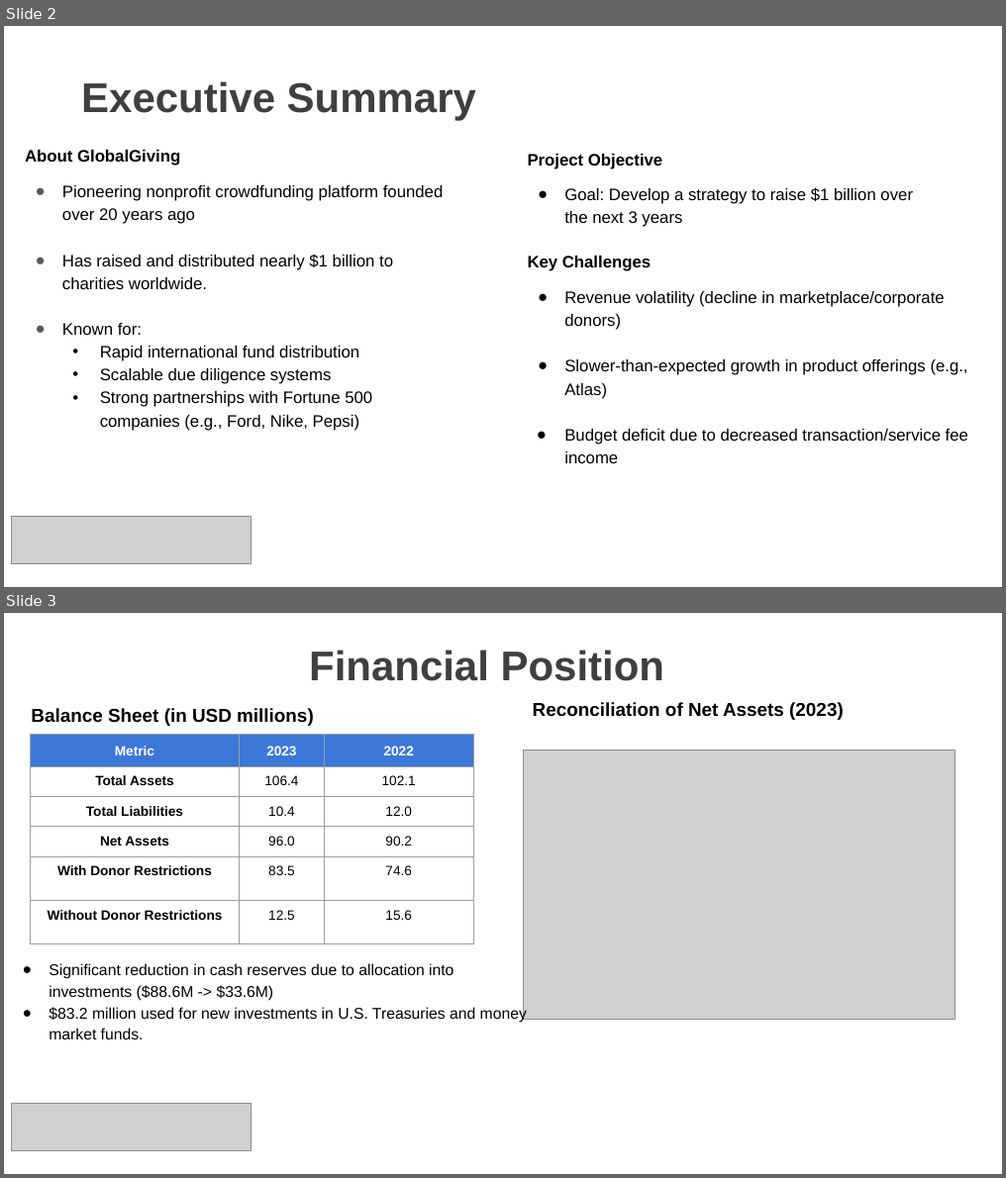
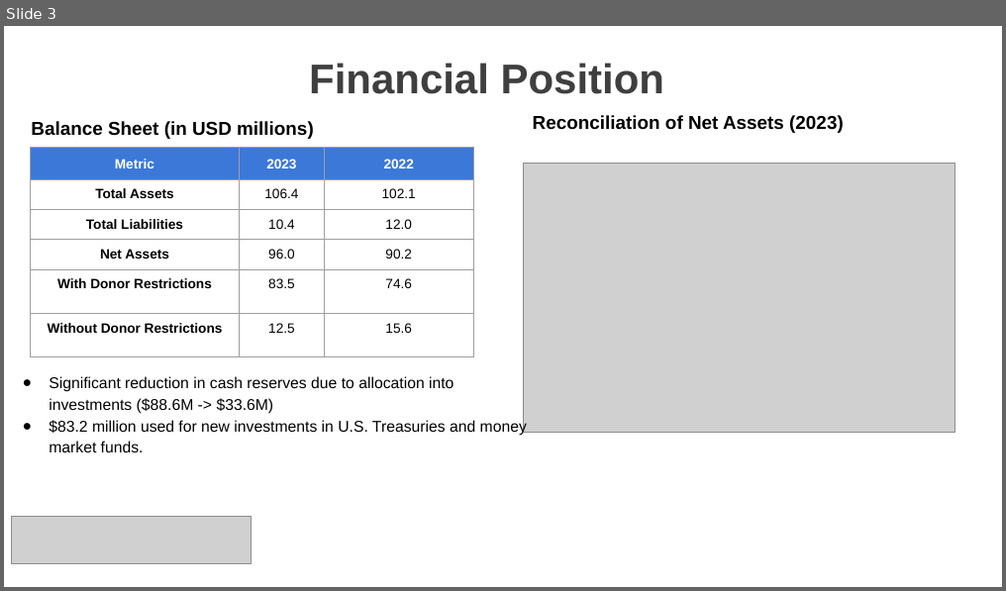
Before and after one commit to adityagupta050899/GlobalGiving-Finances, a slide deck: Mid Point Review - April 1.pptx. Shown one above the other, each under a label of ours: slides 2 and 3 before the commit, slide 3 after it. The pictures are 1006x1178 and 1006x591 pixels, drawn with LibreOffice and Linux fonts; fonts in the diff are those of the drawing; grey boxes stand for pictures; background and template pictures are left out. Boxes give left, top, right and bottom in pixels: in the first picture for what was removed or moved away, otherwise in the second. Text is boxed around its words. In the diff, an @@ line names an element or a change of style, - is before the commit and + after.

```diff
--- a/Mid Point Review - April 1.pptx
+++ b/Mid Point Review - April 1.pptx
@@ slide 2 removed at (4, 26, 1002, 587), background picture (left out) @@
@@ title removed at (81, 81, 476, 120) @@
-Executive Summary
@@ text removed at (25, 150, 444, 431) @@
-About GlobalGiving
-● Pioneering nonprofit crowdfunding platform founded over 20 years ago
-● Has raised and distributed nearly $1 billion to charities worldwide.
-● Known for:
-  • Rapid international fund distribution
-  • Scalable due diligence systems
-  • Strong partnerships with Fortune 500 companies (e.g., Ford, Nike, Pepsi)
@@ text removed at (528, 154, 913, 227) @@
-Project Objective
-● Goal: Develop a strategy to raise $1 billion over the next 3 years
@@ text removed at (528, 256, 968, 464) @@
-Key Challenges
-● Revenue volatility (decline in marketplace/corporate donors)
-● Slower-than-expected growth in product offerings (e.g., Atlas)
-● Budget deficit due to decreased transaction/service fee income
@@ picture removed at (12, 516, 252, 565) @@
```
Also in this commit, not shown: 2 slides changed, 1 slide added, 19 other files.
